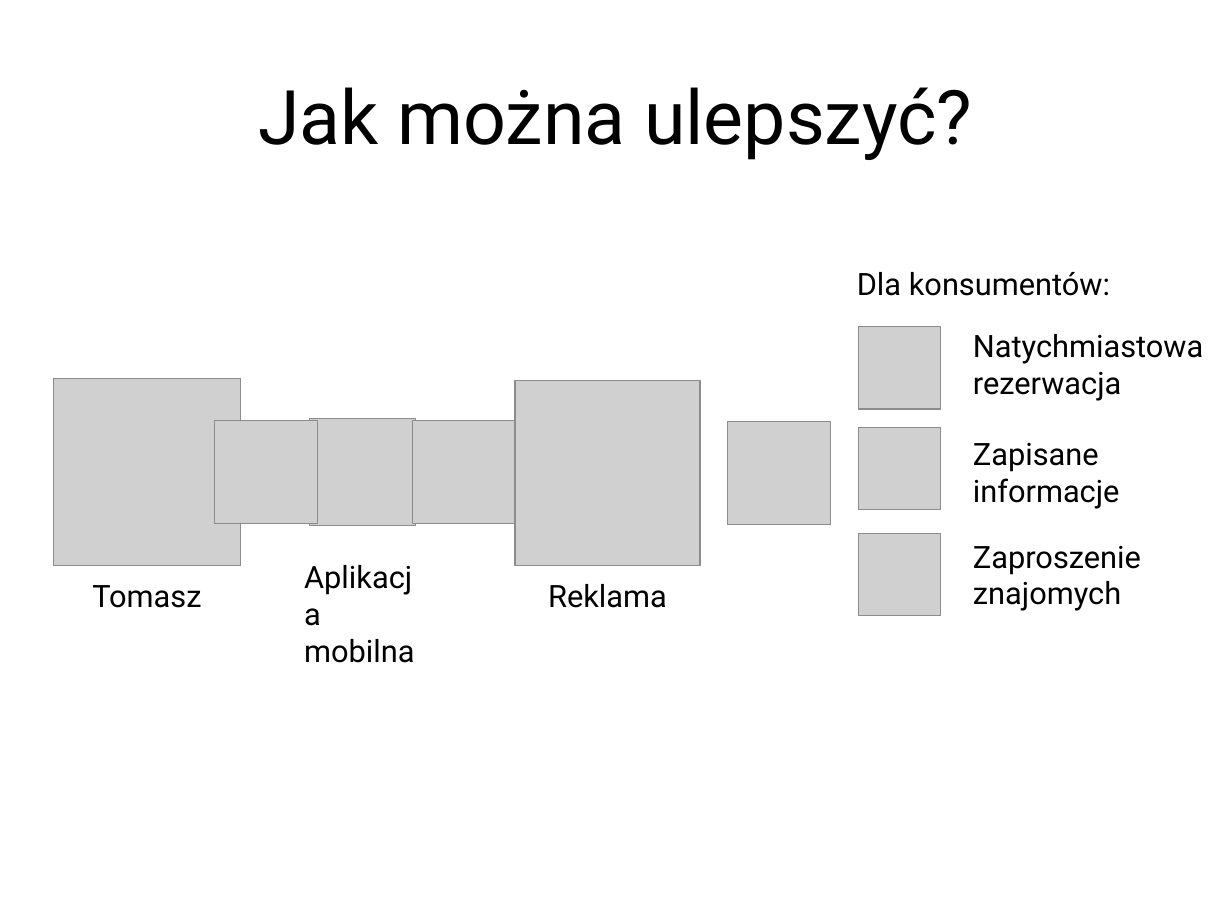
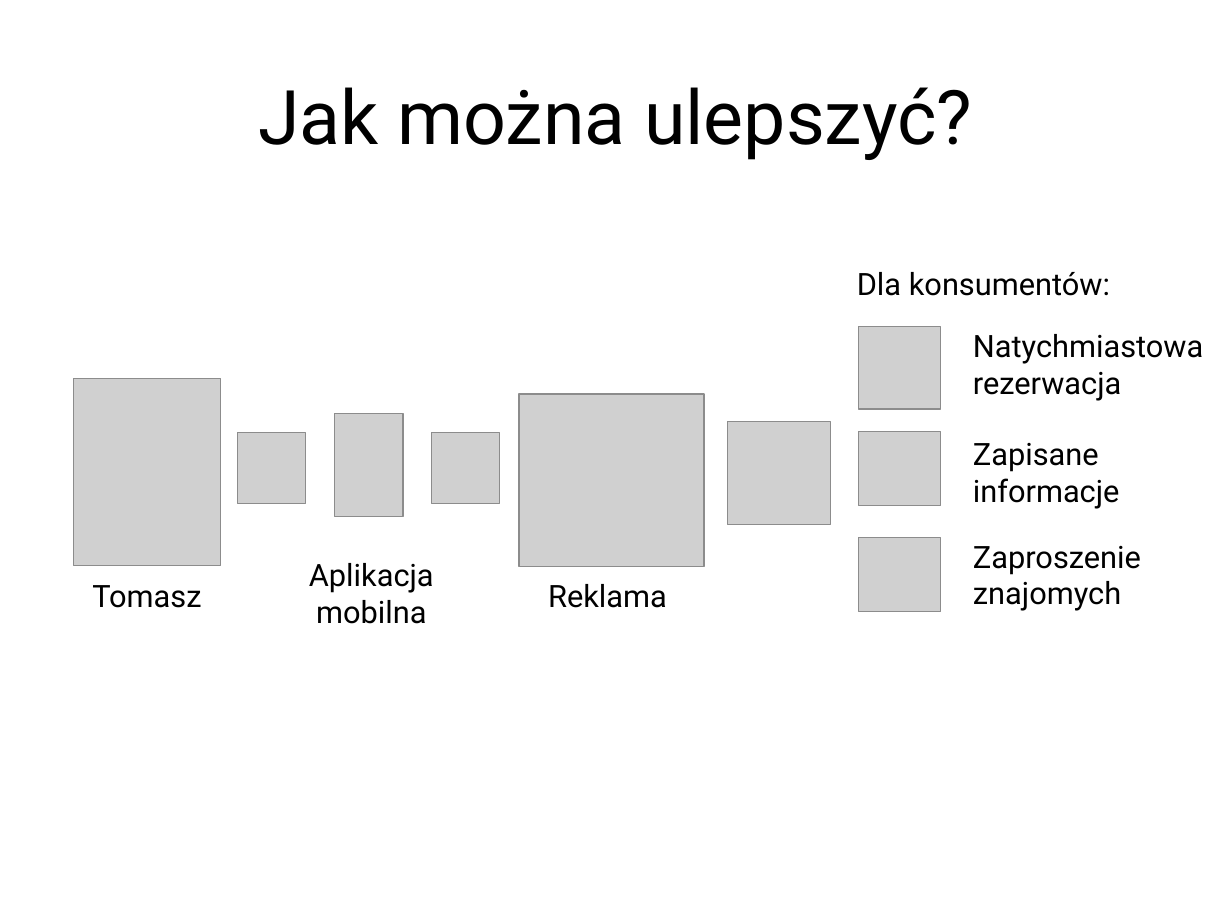
Before and after one commit to student-tomasz/ppit-prowadzenie-concerto, a slide deck: slide 7 of Obrona/Prezentacja.pptx. Drawn at 1232x924 pixels with LibreOffice and Linux fonts; fonts in the diff are those of the drawing; grey boxes stand for pictures; background and template pictures are left out. Boxes give left, top, right and bottom in pixels: in the first picture for what was removed or moved away, otherwise in the second. Text is boxed around its words. In the diff, an @@ line names an element or a change of style, - is before the commit and + after.

```diff
--- a/Obrona/Prezentacja.pptx
+++ b/Obrona/Prezentacja.pptx
@@ picture: place and size @@
-picture at (53,378,240,565)
+picture at (74,378,221,565)
@@ picture: place and size @@
-picture at (309,419,416,526)
+picture at (335,414,404,516)
@@ picture: place and size @@
-picture at (515,381,700,565)
+picture at (519,394,703,567)
@@ picture: place and size @@
-picture at (214,420,317,522)
+picture at (238,432,306,504)
@@ picture removed at (413,420,515,522) @@
@@ picture added at (431,432,499,504) @@
@@ picture: place and size @@
-picture at (859,428,941,510)
+picture at (859,431,941,505)
@@ picture: place and size @@
-picture at (859,533,941,616)
+picture at (859,537,941,611)
@@ text at (309,563,434,593): alignment left to centre @@
```
Also in this commit, not shown: 3 other slides changed.
